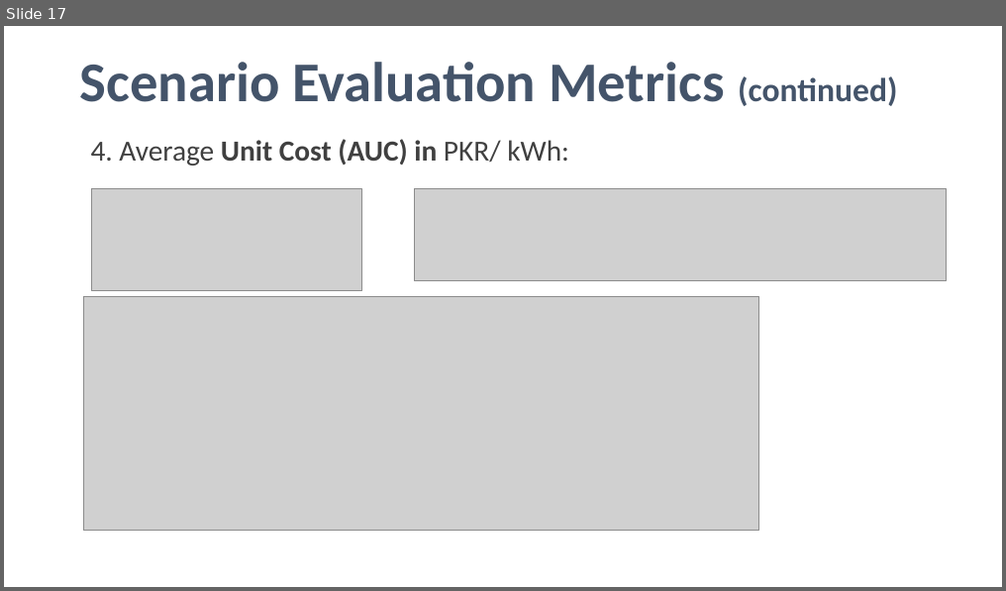
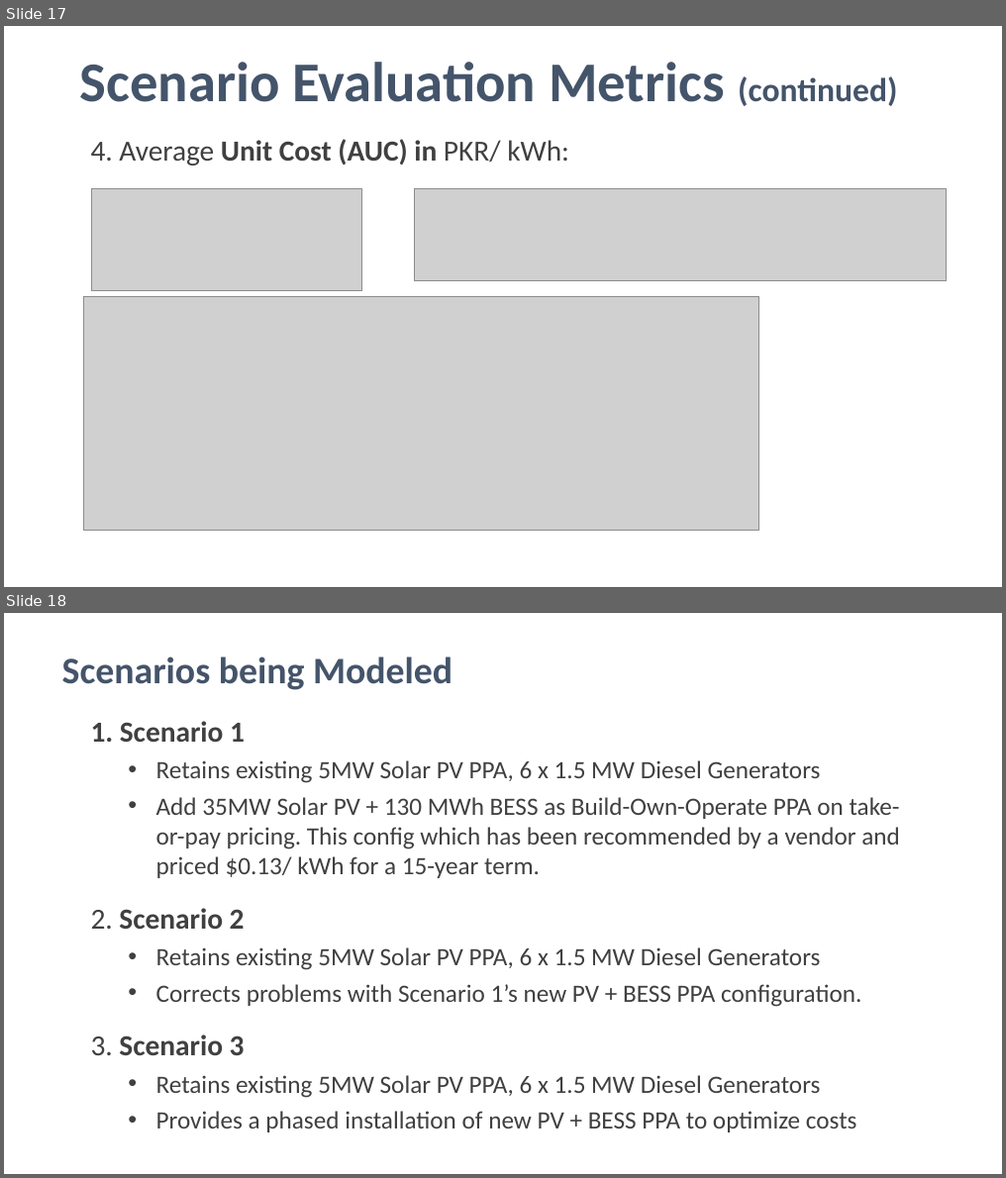
Before and after one commit to mz-mustafa/energy-mix-optimiser, a slide deck: Reporting/SECMC EEM Deck v4.0.pptx. Shown one above the other, each under a label of ours: slide 17 before the commit, slides 17 and 18 after it. The pictures are 1006x591 and 1006x1178 pixels, drawn with LibreOffice and Linux fonts; fonts in the diff are those of the drawing; grey boxes stand for pictures. Boxes give left, top, right and bottom in pixels: in the first picture for what was removed or moved away, otherwise in the second. Text is boxed around its words. In the diff, an @@ line names an element or a change of style, - is before the commit and + after.

```diff
--- a/Reporting/SECMC EEM Deck v4.0.pptx
+++ b/Reporting/SECMC EEM Deck v4.0.pptx
@@ slide 18 added at [4, 613, 1002, 1174], background #FFFFFF @@
@@ text added at [62, 657, 452, 690], 36 pt, text #44546A, bold @@
+Scenarios being Modeled
@@ text added at [91, 721, 900, 1133], 24 pt, text #404040 @@
+1. Scenario 1
+  • Retains existing 5MW Solar PV PPA, 6 x 1.5 MW Diesel Generators
+  • Add 35MW Solar PV + 130 MWh BESS as Build-Own-Operate PPA on take-or-pay pricing. This config which has been recommended by a vendor and priced $0.13/ kWh for a 15-year term.
+2. Scenario 2
+  • Retains existing 5MW Solar PV PPA, 6 x 1.5 MW Diesel Generators
+  • Corrects problems with Scenario 1’s new PV + BESS PPA configuration.
+3. Scenario 3
+  • Retains existing 5MW Solar PV PPA, 6 x 1.5 MW Diesel Generators
+  • Provides a phased installation of new PV + BESS PPA to optimize costs
```
Also in this commit, not shown: 7 slides changed, 10 other slides added, 1 slide removed, 8 other files.
